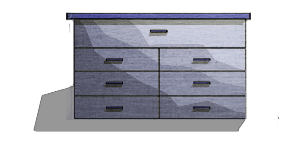
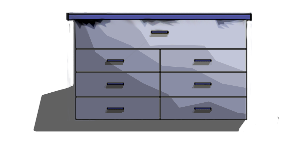
Layered file, before and after one edit (283x147). Changes by layer:
hid "exs_metal" over [66, 12, 280, 126]
added layer "Layer 2" (color burn) in group "Группа 1" over [73, 18, 246, 30]
added layer "Layer 1" (linear light) in group "Группа 1" over [75, 18, 240, 28]
added layer "armario_011" in group "Группа 1" over [67, 12, 252, 121]
hid "Слой 0", painted on it over [33, 12, 280, 132]
